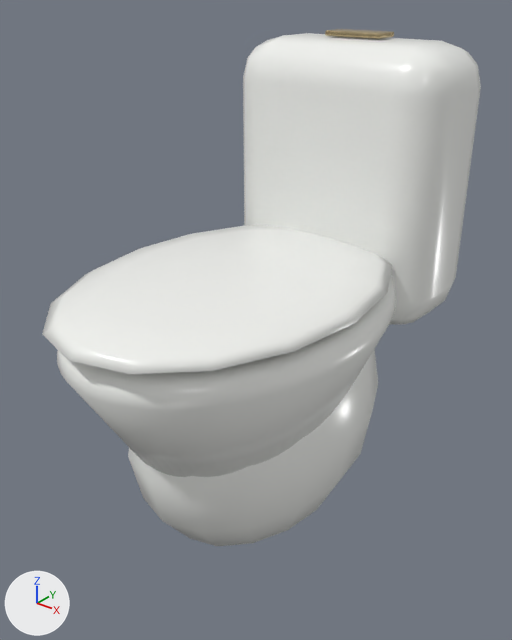
A saved change to the glTF model assets/furniture/glb/toilet.glb.
The view is the same before and after, from a 50 mm lens placed at (0.596, -0.75, 0.834), pointed at (0.0, -0.005, 0.372). Lighting does not change. The marker at lower left points along +X, +Y and +Z. The first picture is the older version. Vertices at exactly the same position are counted once.

In view in the first picture: '家具_toilet'.
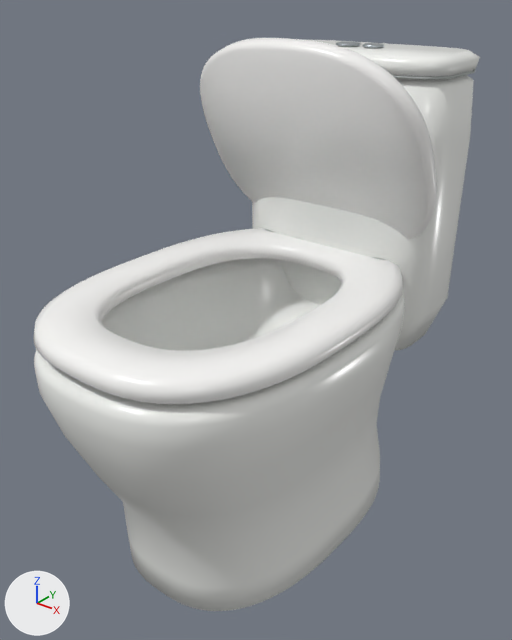
Changed parts and their boxes (x1, y1, x2, y2) in the pictures (512 x 640 px):
'家具_toilet', reshaped (11% taller)
    before: (42, 29, 481, 546)
    after: (34, 38, 480, 611)
part 1 of me_cube_052, rebuilt
    before: (57, 276, 396, 477)
    after: (34, 258, 405, 611)
part 2 of me_cube_052, rebuilt (18% taller)
    before: (42, 225, 392, 374)
    after: (34, 228, 403, 404)
part 3 of me_cube_052, rebuilt (7% narrower)
    before: (243, 33, 481, 325)
    after: (252, 75, 474, 351)
part 4 of me_cube_052, added
    after: (200, 38, 437, 239)
part 5 of me_cube_052, added
    after: (311, 40, 480, 76)
part 6 of me_cube_052, added (mostly hidden)
    after: (392, 70, 475, 79)
part 7 of me_cube_052, added
    after: (336, 41, 360, 47)
part 8 of me_cube_052, added
    after: (362, 43, 384, 48)
part 9 of me_cube_052, deleted (beige)
    before: (325, 29, 394, 39)
part 10 of me_cube_052, deleted
    before: (128, 349, 378, 546)

The edits, one by one:
Material '卫浴_座圈细缝' (mat_卫浴_座圈细缝) is new.
Its base color is (0.43, 0.46, 0.45) (grey #afb5b3).
Its roughness is 0.6.
Material '专用_steel' (mat_专用_steel) is new.
Its base color is (0.42, 0.46, 0.48) (grey #adb5b8).
Its metallic is 0.82.
Its roughness is 0.28.
Material '卫浴_温润白座圈' (mat_卫浴_温润白座圈) is new.
Its base color is (0.96, 0.955, 0.94) (white #fafaf8).
Its roughness is 0.28.
me_cube_052 is used by ob_家具_toilet; location (0.0, 0.0, 0.0).
me_cube_052 had 742 vertices, 1464 faces and spanned x -0.2..0.2, y -0.34..0.34, z 0.0..0.76.
me_cube_052 no longer uses material mat_金属_拉丝黄铜 (beige #bca87e).
me_cube_052 now has 4596 vertices, 9148 faces and spans x -0.2..0.2, y -0.34..0.34, z 0.0..0.76.
me_cube_052 part 1: the loose piece of 322 vertices spanning x -0.2..0.2, y -0.325..0.238, z 0.199..0.432 is rebuilt with 1440 vertices and now spans x -0.2..0.2, y -0.34..0.266, z 0.0..0.408.
me_cube_052 part 2: the loose piece of 114 vertices spanning x -0.2..0.2, y -0.34..0.222, z 0.424..0.474 is rebuilt with 768 vertices and now spans x -0.199..0.199, y -0.335..0.219, z 0.416..0.445, in mat_卫浴_温润白座圈 (white #fafaf8).
me_cube_052 part 3: the loose piece of 96 vertices spanning x -0.182..0.182, y 0.146..0.34, z 0.323..0.75 is rebuilt with 480 vertices and now spans x -0.175..0.175, y 0.159..0.338, z 0.282..0.706.
me_cube_052 part 4: a new loose piece of 384 vertices spanning x -0.196..0.196, y 0.041..0.219, z 0.444..0.76, in mat_卫浴_温润白座圈 (white #fafaf8).
me_cube_052 part 5: a new loose piece of 288 vertices spanning x -0.174..0.174, y 0.157..0.34, z 0.712..0.737, in mat_陶瓷_暖白 (white #f3f5f1).
me_cube_052 part 6: a new loose piece of 192 vertices spanning x -0.17..0.17, y 0.161..0.336, z 0.708..0.711, in mat_卫浴_座圈细缝 (grey #afb5b3).
me_cube_052 part 7: a new loose piece of 160 vertices spanning x -0.041..-0.003, y 0.229..0.268, z 0.738..0.743, in mat_专用_steel (grey #adb5b8).
me_cube_052 part 8: a new loose piece of 160 vertices spanning x 0.006..0.038, y 0.232..0.265, z 0.738..0.743, in mat_专用_steel (grey #adb5b8).
me_cube_052 part 9: the loose piece of 96 vertices spanning x -0.048..0.048, y 0.221..0.264, z 0.752..0.76 is deleted.
Part 10, on me_cube_052:
114 vertices are removed from x -0.162..0.162, y -0.238..0.253, z 0.0..0.437.
224 faces are deleted.
Other edits to the shape of me_cube_052 do not show in these pictures.
me_cube_052 gains material mat_卫浴_座圈细缝 (grey #afb5b3).
me_cube_052 gains material mat_卫浴_温润白座圈 (white #fafaf8).
me_cube_052 gains material mat_专用_steel (grey #adb5b8).
